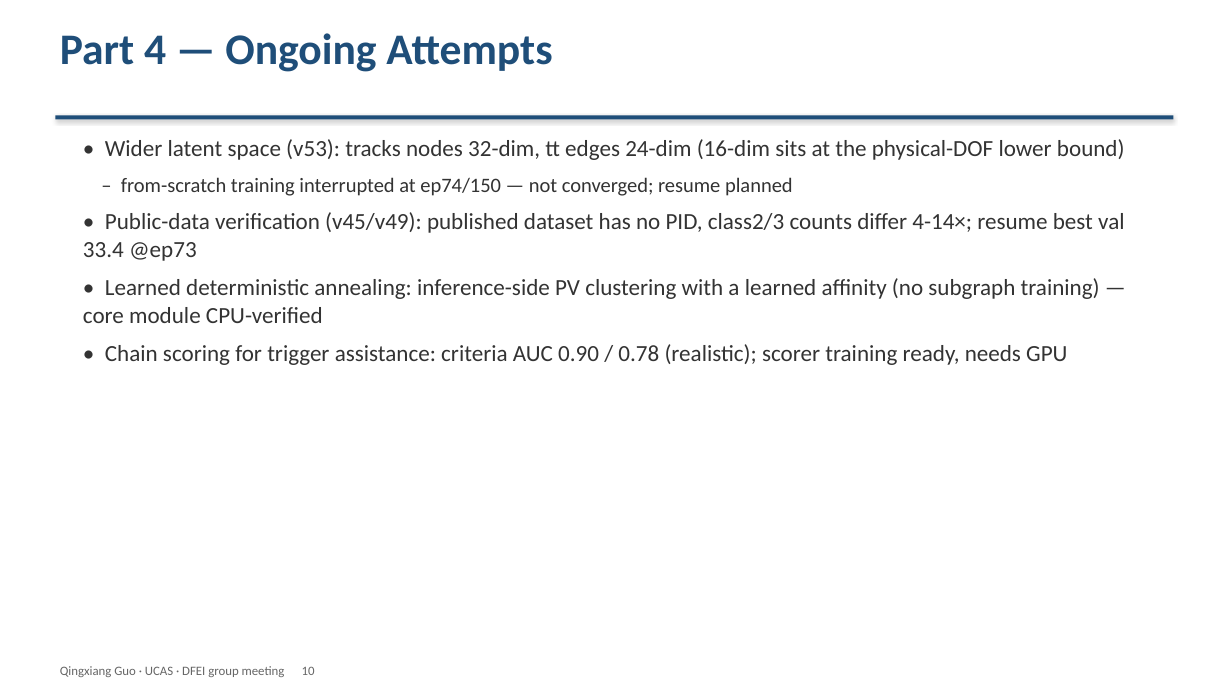
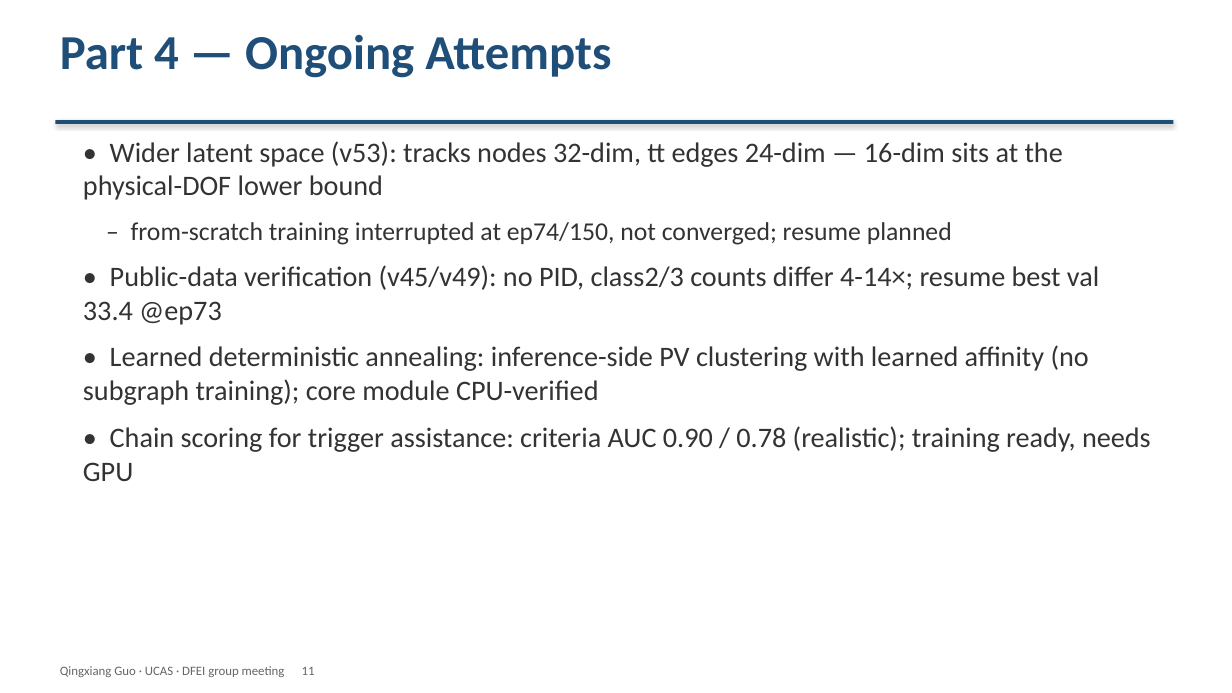
Before and after one commit to Aniedrew/dfei_ift, a slide deck: slide 11 of meeting_figs/DFEI_progress_20260902_EN.pptx (slide 10 before the commit). Drawn at 1232x693 pixels with LibreOffice and Linux fonts; fonts in the diff are those of the drawing. Boxes give left, top, right and bottom in pixels: in the first picture for what was removed or moved away, otherwise in the second. Text is boxed around its words. In the diff, an @@ line names an element or a change of style, - is before the commit and + after.

```diff
--- a/meeting_figs/DFEI_progress_20260902_EN.pptx
+++ b/meeting_figs/DFEI_progress_20260902_EN.pptx
@@ text "Part 4 — Ongoing Attempts" at (60, 35, 611, 78): size 34 to 38 pt @@
@@ rectangle: place and size @@
-rectangle at (55, 116, 1174, 119)
+rectangle at (55, 120, 1174, 124)
@@ text at (83, 141, 1151, 481): text changed; size 18 to 22 pt @@
-• Wider latent space (v53): tracks nodes 32-dim, tt edges 24-dim (16-dim sits at the physical-DOF lower bound)
-– from-scratch training interrupted at ep74/150 — not converged; resume planned
-• Public-data verification (v45/v49): published dataset has no PID, class2/3 counts differ 4-14×; resume best val 33.4 @ep73
-• Learned deterministic annealing: inference-side PV clustering with a learned affinity (no subgraph training) — core module CPU-verified
-• Chain scoring for trigger assistance: criteria AUC 0.90 / 0.78 (realistic); scorer training ready, needs GPU
+• Wider latent space (v53): tracks nodes 32-dim, tt edges 24-dim — 16-dim sits at the physical-DOF lower bound
+– from-scratch training interrupted at ep74/150, not converged; resume planned
+• Public-data verification (v45/v49): no PID, class2/3 counts differ 4-14×; resume best val 33.4 @ep73
+• Learned deterministic annealing: inference-side PV clustering with learned affinity (no subgraph training); core module CPU-verified
+• Chain scoring for trigger assistance: criteria AUC 0.90 / 0.78 (realistic); training ready, needs GPU
@@ text at (60, 666, 315, 677): text changed @@
-Qingxiang Guo · UCAS · DFEI group meeting 10
+Qingxiang Guo · UCAS · DFEI group meeting 11
```
Also in this commit, not shown: 10 other slides changed, 1 slide added, 2 other files.
